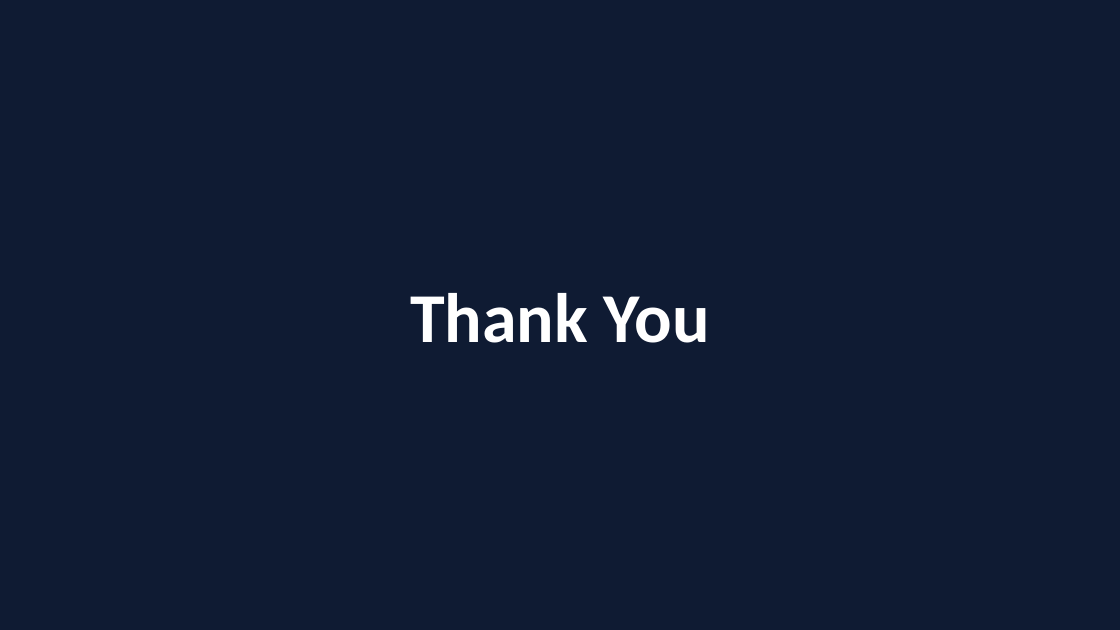
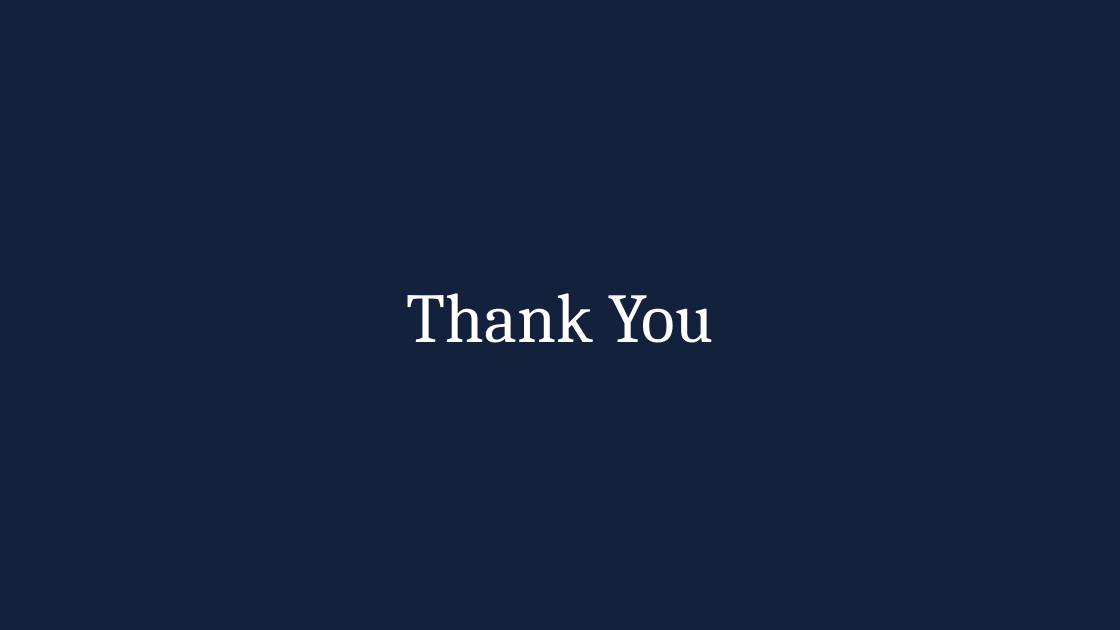
Before and after one commit to Sbh321/smart-helpdesk, a slide deck: slide 15 of college/report/Project-III-Presentation-Smart-Helpdesk.pptx. Drawn at 1120x630 pixels with LibreOffice and Linux fonts; fonts in the diff are those of the drawing. Boxes give left, top, right and bottom in pixels: in the first picture for what was removed or moved away, otherwise in the second. Text is boxed around its words. In the diff, an @@ line names an element or a change of style, - is before the commit and + after.

```diff
--- a/college/report/Project-III-Presentation-Smart-Helpdesk.pptx
+++ b/college/report/Project-III-Presentation-Smart-Helpdesk.pptx
@@ background #0F1B33 to #14213D @@
@@ text "Thank You" at bbox=[407, 293, 714, 343]: font Calibri to Cambria, bold off @@
```
Also in this commit, not shown: 14 other slides changed.
